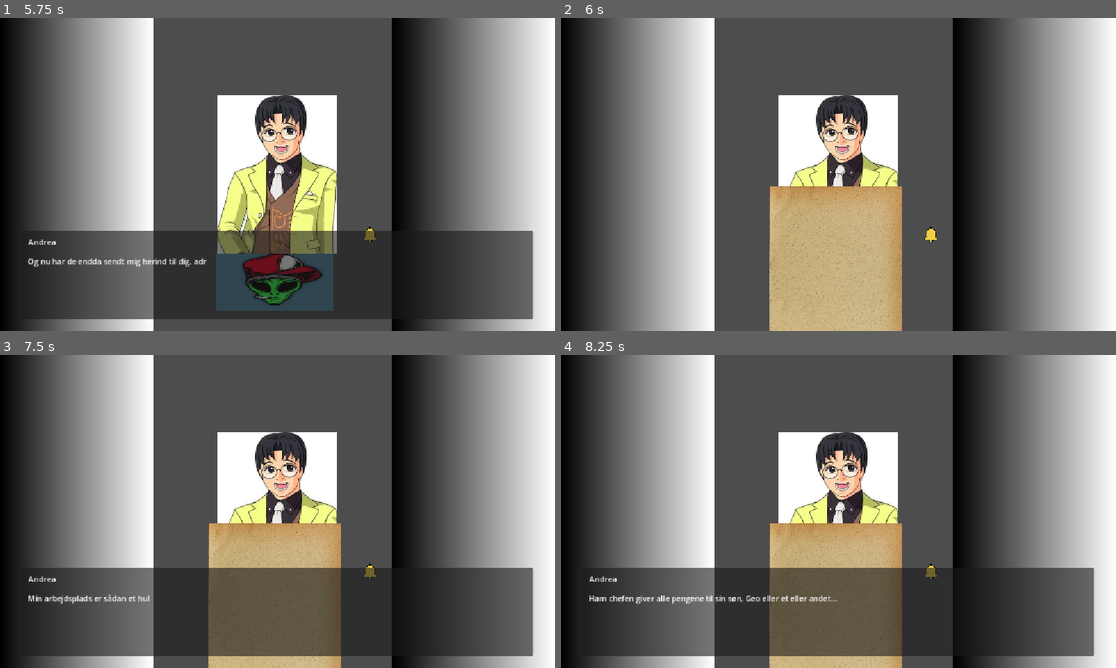
Above: before the commit, frames 1-4 (two rows, left to right).
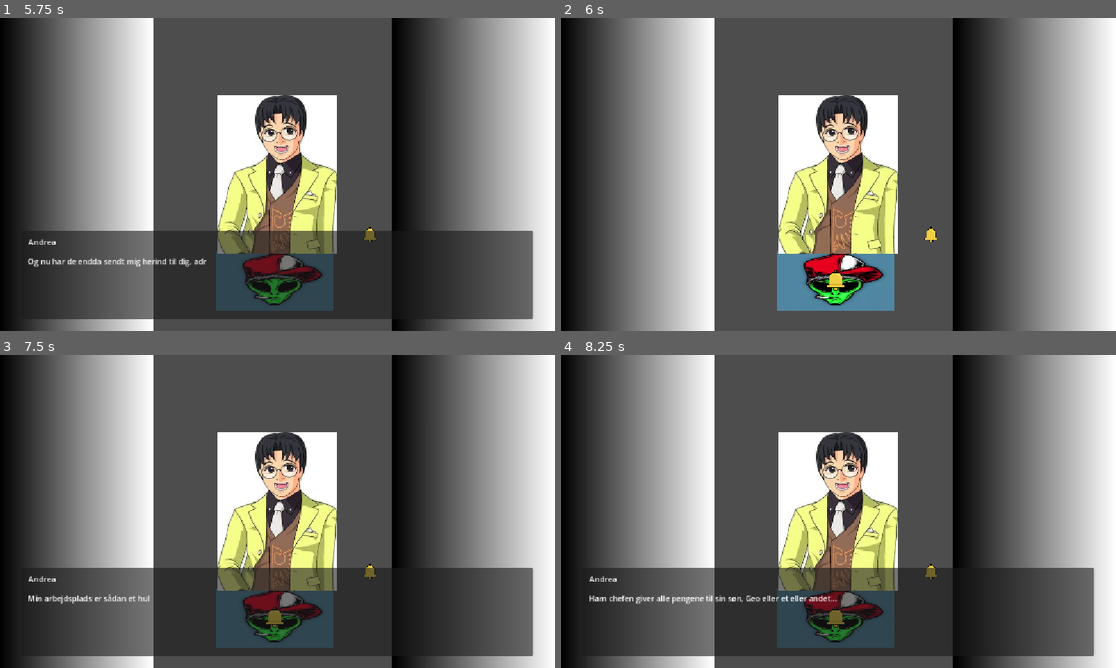
Above: after the commit, the same moments.

Repository: Hugtand2/dd-uge-2
Game: Godot game, scene res://Scenes&Scripts/main/main.tscn
The game is run twice, just before and just after one commit, with the same random seed, the same clock (stepped at 60 frames per second) and the same inputs.
Inputs (mouse positions are in pixels of both pictures, inside the frame that each line leads up to):
- Up to frame 1 (5.75 s): click (371, 233) at 0.5 s; click (371, 233) at 1.25 s; click (371, 233) at 2 s; tap Enter (ui_accept) at 2.75, 3.02, 3.5, 4.25, 5 s; move the mouse to (399, 158) at 2.77 s; hold [ (Test) 2.78-3.5 s; click (399, 158) at 2.92 s; drag from (166, 190) to (277, 280) at 3.52 s; move the mouse to (333, 105) at 4.27 s; hold [ (Test) 4.28-5 s; click (333, 105) at 4.42 s; drag from (249, 237) to (111, 127) at 5.02 s
- Up to frame 2 (6 s): tap Enter (ui_accept) at 5.75 s; move the mouse to (1005, 221) at 5.77 s; hold [ (Test) from 5.78 s (still down); click (1005, 221) at 5.92 s
- Up to frame 3 (7.5 s): tap Enter (ui_accept) at 6.02, 6.5 s; release [ (Test) at 6.5 s; drag from (111, 464) to (277, 617) at 6.52 s; move the mouse to (305, 511) at 7.27 s; hold [ (Test) from 7.28 s (still down); click (305, 511) at 7.42 s
- Up to frame 4 (8.25 s): release [ (Test) at 8 s; drag from (755, 433) to (727, 527) at 8.02 s

Frame 1 is identical in both runs. In frame 2, 11% of the frame differs, in the area x 37-62%, y 53-100%; in frame 3, 10%; in frame 4, 10%.

Commit message:
Made board icons when moving out of desk

Diff:
--- a/Classes/ObjectClasses/Board.gd
+++ b/Classes/ObjectClasses/Board.gd
@@ -9,19 +9,32 @@
 var sprite: Sprite2D
 var on_desk := false
 
+# For icon handling (small sprite when on desk)
+var icon_sprite: Sprite2D
+var full_size := Vector2.ZERO
+var icon_size := Vector2.ZERO
+var is_icon := false
+
 # Constructor
-func _init(sprite_path: String, sprite_scale: float) -> void:
+func _init(sprite_path: String, sprite_scale: float, icon_path := "", icon_scale := 0.25) -> void:
 	if sprite_path != "":
 		sprite = Sprite2D.new()
 		sprite.texture = load(sprite_path)
 		sprite.centered = false
 		add_child(sprite)
-		# Ændr sprite.scale og size for at ændre på størrelsen af boards
-		# Sæt til 1.0 hvis du ikke vil ændre den
-		size = sprite.texture.get_size()*sprite_scale
+		full_size = sprite.texture.get_size()*sprite_scale
 		sprite.scale *= sprite_scale
+		size = full_size
 	else:
 		print("Sprite path not found")
+	if icon_path != "":
+		icon_sprite = Sprite2D.new()
+		icon_sprite.texture = load(icon_path)
+		icon_sprite.centered = false
+		icon_sprite.scale *= icon_scale
+		icon_size = icon_sprite.texture.get_size() * icon_scale
+		icon_sprite.hide()
+		add_child(icon_sprite)
 
 func _ready() -> void:
 	add_to_group("boards")
@@ -55,11 +68,15 @@
 		last_mouse = mouse
 		for b in get_group():
 			b.global_position += delta
+		if is_icon and not _is_over_desk():
+			set_icon_mode(false)
+			global_position = mouse - size / 2.0   # full board centered on the cursor
+			last_mouse = mouse
 
 func _drop() -> void:
 	dragging = false
 	var target := get_board_under()
-	if target:
+	if target and not is_icon:
 		clip(target)
 	for desk in get_tree().get_nodes_in_group("desks"):
 		desk.board_dropped(self)
@@ -150,3 +167,21 @@
 				best_dist = d
 				best = other
 	return best
+
+func set_icon_mode(on: bool) -> void:
+	if on and icon_sprite == null:
+		return
+	var center := global_position + size / 2.0
+	is_icon = on
+	sprite.visible = not on
+	if icon_sprite:
+		icon_sprite.visible = on
+	size = icon_size if on else full_size
+	global_position = center - size / 2.0
+
+func _is_over_desk() -> bool:
+	var center := get_global_rect().get_center()
+	for desk in get_tree().get_nodes_in_group("desks"):
+		if desk.get_global_rect().has_point(center):
+			return true
+	return false
--- a/Scenes&Scripts/GameObjects/desk/desk.gd
+++ b/Scenes&Scripts/GameObjects/desk/desk.gd
@@ -21,11 +21,12 @@
 	board.on_desk = over
 
 # offset is measured from the desk's center to the new board's center
-func spawn_board(board_texture_path: String, offset: Vector2, board_scale := 1.0) -> Board:
-	var new_board := Board.new(board_texture_path, board_scale)
-	get_parent().add_child(new_board)     # same parent as other boards, so stacking works
+func spawn_board(board_texture_path: String, offset: Vector2, board_scale := 1.0,
+		icon_path := "", icon_scale := 0.25) -> Board:
+	var new_board := Board.new(board_texture_path, board_scale, icon_path, icon_scale)
+	get_parent().add_child(new_board)
+	new_board.set_icon_mode(true)        # size changes here, so do it before positioning
 	var center := get_global_rect().get_center() + offset
 	new_board.global_position = center - new_board.size / 2.0
-	# Only counts as "on the desk" if it actually landed on it
 	new_board.on_desk = get_global_rect().has_point(center)
 	return new_board
--- a/Scenes&Scripts/work_place/work_place.gd
+++ b/Scenes&Scripts/work_place/work_place.gd
@@ -25,4 +25,4 @@
 	return
 
 func _on_customer_finished_speaking() -> void:
-	desk.spawn_board("res://Resources/Sprites/GameObjectSprites/tax_paper_test.jpg", Vector2.ZERO, 0.1)
+	desk.spawn_board("res://Resources/Sprites/GameObjectSprites/tax_paper_test.jpg", Vector2.ZERO, 0.05, "res://Resources/Sprites/GameObjectSprites/bell.png")
--- a/Scenes&Scripts/work_place/work_place.tscn
+++ b/Scenes&Scripts/work_place/work_place.tscn
@@ -16,9 +16,6 @@
 [node name="Desk" parent="." unique_id=130957007 instance=ExtResource("2_tug3r")]
 position = Vector2(571, 543)
 
-[node name="Desk" parent="Desk" unique_id=579528430 instance=ExtResource("2_tug3r")]
-position = Vector2(571, 543)
-
 [node name="Bell" type="TextureButton" parent="." unique_id=247982987]
 offset_left = 736.0
 offset_top = 415.0
@@ -32,12 +29,12 @@
 
 [node name="Frame" type="Node2D" parent="." unique_id=364179705]
 
-[node name="Sprite2D1" type="Sprite2D" parent="Frame" unique_id=237228833]
+[node name="LeftWall" type="Sprite2D" parent="Frame" unique_id=237228833]
 position = Vector2(160.125, 322.625)
 scale = Vector2(4.9960938, 10.167969)
 texture = SubResource("GradientTexture2D_v1nc2")
 
-[node name="Sprite2D2" type="Sprite2D" parent="Frame" unique_id=85458382]
+[node name="RightWall" type="Sprite2D" parent="Frame" unique_id=85458382]
 position = Vector2(984.3086, 324)
 scale = Vector2(5.2908945, 10.334437)
 texture = SubResource("GradientTexture2D_v1nc2")
